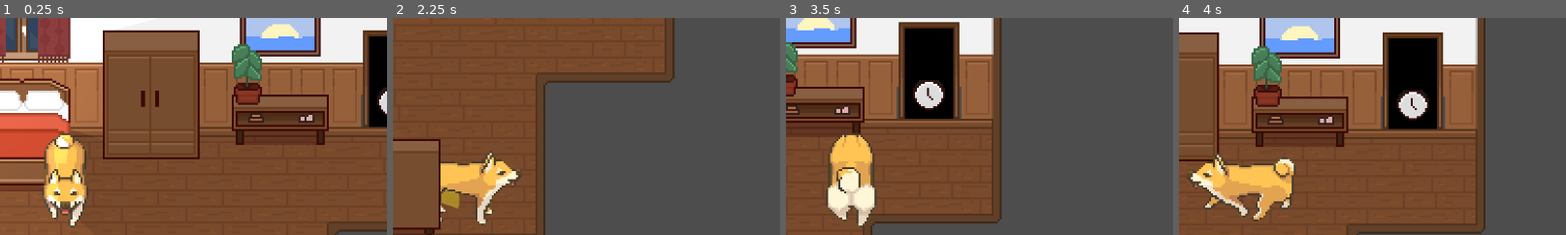
Above: before the commit, frames 1-4 (left to right).
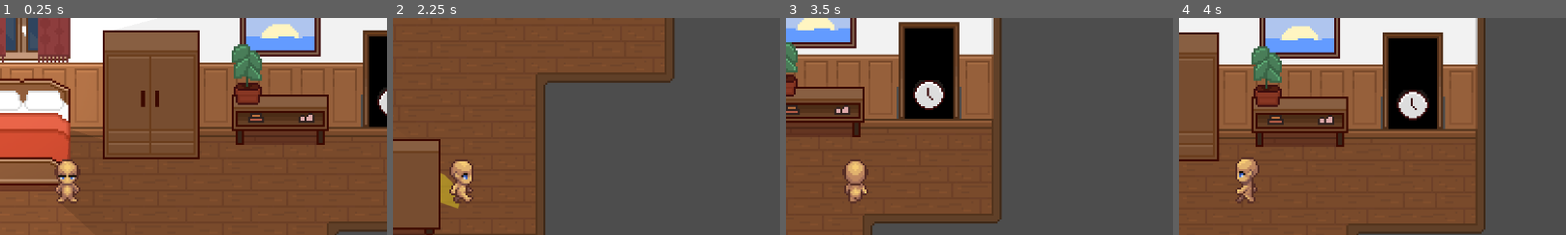
Above: after the commit, the same moments.

Repository: ethantheb/jammers
Game: Godot game, scene res://scenes/bedroom.tscn
The game is run twice, just before and just after one commit, with the same random seed, the same clock (stepped at 60 frames per second) and the same inputs.
Inputs:
- Up to frame 1 (0.25 s): no input
- Up to frame 2 (2.25 s): hold Right (ui_right) 0.53-1.28 s; tap E (ui_interact, bound only after the commit) at 0.6, 1.35 s; hold Down (ui_down) 1.28-2.03 s; hold Right (ui_right) from 2.03 s (still down); hold Q from 2.03 s (still down)
- Up to frame 3 (3.5 s): tap E (ui_interact, bound only after the commit) at 2.3, 2.85 s; release Right (ui_right) at 2.78 s; release Q at 2.78 s; hold Up (ui_up) from 2.78 s (still down)
- Up to frame 4 (4 s): release Up (ui_up) at 3.53 s; hold Left (ui_left) from 3.53 s (still down); tap E (ui_interact, bound only after the commit) at 3.6 s
The pictures show only the part of the screen within x 41-91%, y 13-63%; the shares and areas given below are measured in that part.

The runs differ from the first frame. In frame 1, 3.6% of the frame differs, in the area x 10-23%, y 52-97%; in frame 2, 3.5%; in frame 3, 4.2%; in frame 4, 5.1%, in the area x 2-31%, y 62-94%.

Commit message:
sleeeeeep

Diff:
--- a/project.godot
+++ b/project.godot
@@ -66,6 +66,11 @@
 "events": [Object(InputEventKey,"resource_local_to_scene":false,"resource_name":"","device":-1,"window_id":0,"alt_press …(195 unchanged characters)…
 ]
 }
+ui_interact={
+"deadzone": 0.2,
+"events": [Object(InputEventKey,"resource_local_to_scene":false,"resource_name":"","device":-1,"window_id":0,"alt_pressed":false,"shift_pressed":false,"ctrl_pressed":false,"meta_pressed":false,"pressed":false,"keycode":0,"physical_keycode":69,"key_label":0,"unicode":101,"location":0,"echo":false,"script":null)
+]
+}
 
 [physics]
 
--- a/scenes/bedroom.tscn
+++ b/scenes/bedroom.tscn
@@ -1,22 +1,23 @@
 [gd_scene format=4 uid="uid://d2ffgu2eh308e"]
 
-[ext_resource type="Texture2D" uid="uid://c8k4d3bvfojgu" path="res://assets/light_smallDistortion.png" id="1_4wfg3"]
-[ext_resource type="AudioStream" uid="uid://b7gds3iyyjqxa" path="res://assets/bgm/Troubadeck 12 Good King.ogg" id="1_mk2nf"]
-[ext_resource type="Texture2D" uid="uid://d0g7pyywc36m4" path="res://assets/tilesets/pixelinterior_BA_v1.0/cabinets_BA.png" id="2_mk2nf"]
-[ext_resource type="Texture2D" uid="uid://cgtcw7xvdpbuk" path="res://assets/tilesets/pixelinterior_BA_v1.0/fixtures_BA.png" id="3_cixf6"]
-[ext_resource type="Texture2D" uid="uid://camf0d0ggiop4" path="res://assets/tilesets/pixelinterior_LRK_v1.1/kitchen_LRK.png" id="4_bd3ru"]
-[ext_resource type="Texture2D" uid="uid://cckl8q3jdsquw" path="res://assets/tilesets/pixelinterior_LRK_v1.1/livingroom_LRK.png" id="5_cs7aj"]
-[ext_resource type="Texture2D" uid="uid://gxptyafdm7my" path="res://assets/tilesets/pixelinterior_BA_v1.0/textiles_BA.png" id="6_43jao"]
-[ext_resource type="Texture2D" uid="uid://pubj2md3wsii" path="res://assets/tilesets/pixelinterior_BR_v1.1/beds_BR.png" id="7_qquio"]
-[ext_resource type="Texture2D" uid="uid://crkkyg1snhtjt" path="res://assets/tilesets/pixelinterior_BR_v1.1/decorations_BR.png" id="8_wlwc7"]
-[ext_resource type="Texture2D" uid="uid://blstujdmvc6pk" path="res://assets/tilesets/pixelinterior_BR_v1.1/wardrobes_BR.png" id="9_0wemr"]
-[ext_resource type="Texture2D" uid="uid://dqnugjnea781i" path="res://assets/tilesets/pixelinterior_LRK_v1.1/cabinets_LRK.png" id="10_u8wxw"]
-[ext_resource type="Texture2D" uid="uid://dogcsg32nrsli" path="res://assets/tilesets/pixelinterior_LRK_v1.1/decorations_LRK.png" id="11_ls8op"]
-[ext_resource type="Texture2D" uid="uid://rkl1d40urka8" path="res://assets/tilesets/pixelinterior_LRK_v1.1/doorswindowsstairs_LRK.png" id="12_qw8ek"]
-[ext_resource type="Texture2D" uid="uid://dd81r6yulm42u" path="res://assets/tilesets/pixelinterior_LRK_v1.1/floorswalls_LRK.png" id="13_qbrme"]
+[ext_resource type="Texture2D" uid="uid://c387qmb71ieat" path="res://assets/light_smallDistortion.png" id="1_4wfg3"]
+[ext_resource type="AudioStream" uid="uid://cwvtjj7l6ucal" path="res://assets/bgm/Troubadeck 12 Good King.ogg" id="1_mk2nf"]
+[ext_resource type="Texture2D" uid="uid://cpdcm5swaciky" path="res://assets/tilesets/pixelinterior_BA_v1.0/cabinets_BA.png" id="2_mk2nf"]
+[ext_resource type="Texture2D" uid="uid://di1hcof8mgl7s" path="res://assets/tilesets/pixelinterior_BA_v1.0/fixtures_BA.png" id="3_cixf6"]
+[ext_resource type="Texture2D" uid="uid://kkinjviu5xgu" path="res://assets/tilesets/pixelinterior_LRK_v1.1/kitchen_LRK.png" id="4_bd3ru"]
+[ext_resource type="Texture2D" uid="uid://12cmunolsy8v" path="res://assets/tilesets/pixelinterior_LRK_v1.1/livingroom_LRK.png" id="5_cs7aj"]
+[ext_resource type="Texture2D" uid="uid://btclnrphkfiue" path="res://assets/tilesets/pixelinterior_BA_v1.0/textiles_BA.png" id="6_43jao"]
+[ext_resource type="Texture2D" uid="uid://7h5e7r1c0olu" path="res://assets/tilesets/pixelinterior_BR_v1.1/beds_BR.png" id="7_qquio"]
+[ext_resource type="Texture2D" uid="uid://drrcbdmj5r76o" path="res://assets/tilesets/pixelinterior_BR_v1.1/decorations_BR.png" id="8_wlwc7"]
+[ext_resource type="Texture2D" uid="uid://cmhmc6v30phl3" path="res://assets/tilesets/pixelinterior_BR_v1.1/wardrobes_BR.png" id="9_0wemr"]
+[ext_resource type="Texture2D" uid="uid://b881wcq3dic04" path="res://assets/tilesets/pixelinterior_LRK_v1.1/cabinets_LRK.png" id="10_u8wxw"]
+[ext_resource type="Texture2D" uid="uid://dturbh06y70ef" path="res://assets/tilesets/pixelinterior_LRK_v1.1/decorations_LRK.png" id="11_ls8op"]
+[ext_resource type="Texture2D" uid="uid://da4vlv1ut5fln" path="res://assets/tilesets/pixelinterior_LRK_v1.1/doorswindowsstairs_LRK.png" id="12_qw8ek"]
+[ext_resource type="Texture2D" uid="uid://du3c1b00khu3e" path="res://assets/tilesets/pixelinterior_LRK_v1.1/floorswalls_LRK.png" id="13_qbrme"]
 [ext_resource type="PackedScene" uid="uid://c55ktvtf07pxx" path="res://scenes/player.tscn" id="14_lyvny"]
-[ext_resource type="PackedScene" uid="uid://jojwr8hipdsc" path="res://scenes/portal.tscn" id="15_port"]
-[ext_resource type="Script" path="res://scripts/interactable_bed.gd" id="16_cixf6"]
+[ext_resource type="PackedScene" path="res://scenes/portal.tscn" id="15_port"]
+[ext_resource type="Script" uid="uid://bc07ro077afnp" path="res://scripts/interactable_bed.gd" id="16_cixf6"]
+[ext_resource type="PackedScene" uid="uid://jr50xyaas84c" path="res://scenes/test_level.tscn" id="18_cs7aj"]
 
 [sub_resource type="OccluderPolygon2D" id="OccluderPolygon2D_xyfub"]
 polygon = PackedVector2Array(67, 147, 65, 134, 67, 117, 68, 121, 67.6471, 130.175)
@@ -8627,6 +8628,7 @@
 collision_layer = 2
 collision_mask = 2
 script = ExtResource("16_cixf6")
+target = ExtResource("18_cs7aj")
 
 [node name="CollisionShape2D" type="CollisionShape2D" parent="InteractableBed" unique_id=1319908819]
 position = Vector2(60, -128)
--- a/scenes/player.tscn
+++ b/scenes/player.tscn
@@ -6,6 +6,7 @@
 [ext_resource type="Texture2D" uid="uid://ch8836gm8k6ps" path="res://assets/images/Unarmed_Idle2_body.png" id="3_2hs0m"]
 [ext_resource type="Texture2D" uid="uid://bt0y5ft335oq0" path="res://assets/images/Unarmed_Run2_body.png" id="4_smehm"]
 [ext_resource type="Texture2D" uid="uid://dwjffb5a1kv8i" path="res://assets/images/Unarmed_Walk2_body.png" id="5_dw050"]
+[ext_resource type="Texture2D" uid="uid://da8q4hfer3hr" path="res://assets/images/Unarmed_sleep_head.png" id="7_smehm"]
 [ext_resource type="Texture2D" uid="uid://bm8c7raw37r3i" path="res://assets/images/Unarmed_Run3_head.png" id="7_ur7pv"]
 [ext_resource type="Texture2D" uid="uid://ch5v424yco6vi" path="res://assets/dogpisser/shibainu.png" id="8_dog"]
 
@@ -1248,6 +1249,18 @@
 atlas = ExtResource("7_ur7pv")
 region = Rect2(448, 192, 64, 64)
 
+[sub_resource type="AtlasTexture" id="AtlasTexture_3thuw"]
+atlas = ExtResource("7_smehm")
+region = Rect2(128, 0, 64, 64)
+
+[sub_resource type="AtlasTexture" id="AtlasTexture_44dms"]
+atlas = ExtResource("7_smehm")
+region = Rect2(64, 0, 64, 64)
+
+[sub_resource type="AtlasTexture" id="AtlasTexture_36p4m"]
+atlas = ExtResource("7_smehm")
+region = Rect2(0, 0, 64, 64)
+
 [sub_resource type="AtlasTexture" id="AtlasTexture_fjrip"]
 atlas = ExtResource("3_1jxqw")
 region = Rect2(0, 0, 64, 64)
@@ -1601,6 +1614,20 @@
 "loop": true,
 "name": &"run_up",
 "speed": 5.0
+}, {
+"frames": [{
+"duration": 1.0,
+"texture": SubResource("AtlasTexture_3thuw")
+}, {
+"duration": 1.0,
+"texture": SubResource("AtlasTexture_44dms")
+}, {
+"duration": 1.0,
+"texture": SubResource("AtlasTexture_36p4m")
+}],
+"loop": false,
+"name": &"sleep",
+"speed": 1.0
 }, {
 "frames": [{
 "duration": 1.0,
@@ -1704,7 +1731,6 @@
 
 [node name="Player" type="CharacterBody2D" unique_id=191629362]
 script = ExtResource("1_hqtel")
-dog_mode = true
 
 [node name="Body" type="AnimatedSprite2D" parent="." unique_id=1708559131]
 z_index = 1
@@ -1716,7 +1742,7 @@
 z_index = 1
 y_sort_enabled = true
 sprite_frames = SubResource("SpriteFrames_ur7pv")
-animation = &"run_up"
+animation = &"sleep"
 
 [node name="Dog" type="AnimatedSprite2D" parent="." unique_id=2037254690]
 z_index = 1
--- a/scripts/alarm_guy.gd
+++ b/scripts/alarm_guy.gd
@@ -56,7 +56,14 @@
 		_enter_looking_around()
 		return
 
-	var dir = (player.global_position - global_position).normalized()
+	var to_player = player.global_position - global_position
+	if to_player.length() < 15.0:
+		var caught = player
+		_enter_idle()
+		caught.wake_up()
+		return
+
+	var dir = to_player.normalized()
 	velocity = dir * chase_speed
 	move_and_slide()
 
--- a/scripts/game.gd
+++ b/scripts/game.gd
@@ -5,12 +5,34 @@
 
 var _scene_pee_puddle_state: Dictionary = {}
 var _active_scene_root: Node = null
+var _overlay: ColorRect = null
 
 func _ready() -> void:
 	_active_scene_root = get_tree().current_scene
-
-func load_dream_scene(scene: PackedScene) -> void:
+	var canvas = CanvasLayer.new()
+	canvas.layer = 100
+	add_child(canvas)
+	_overlay = ColorRect.new()
+	_overlay.color = Color(0, 0, 0, 0)
+	_overlay.set_anchors_and_offsets_preset(Control.PRESET_FULL_RECT)
+	_overlay.mouse_filter = Control.MOUSE_FILTER_IGNORE
+	canvas.add_child(_overlay)
+
+func fade_to_black(duration: float = 0.8) -> void:
+	var tween = create_tween()
+	tween.tween_property(_overlay, "color:a", 1.0, duration)
+	await tween.finished
+
+func fade_from_black(duration: float = 0.8) -> void:
+	var tween = create_tween()
+	tween.tween_property(_overlay, "color:a", 0.0, duration)
+	await tween.finished
+
+func load_dream_scene(scene: PackedScene, fade: bool = false) -> void:
 	assert(scene)
+
+	if fade:
+		await fade_to_black()
 
 	var tree := get_tree()
 	var current_root := tree.current_scene
@@ -44,6 +66,9 @@
 		scene_instance.add_child(player_instance)
 		if spawn:
 			player_instance.global_position = spawn.global_position
+
+	if fade:
+		await fade_from_black()
 
 func help_me() ->  void:
 	get_tree().quit()
--- a/scripts/interactable_bed.gd
+++ b/scripts/interactable_bed.gd
@@ -1,14 +1,23 @@
 extends Area2D
 
+@export var target: PackedScene = null
 
-# Called when the node enters the scene tree for the first time.
-func _ready() -> void:
-	pass # Replace with function body.
+func sleep(player: CharacterBody2D) -> void:
+	var sleep_position: Vector2 = $CollisionShape2D.global_position
+	sleep_position.y -= 10
+	sleep_position.x += 10
+	player.global_position = sleep_position
+	player.set_collision_layer_value(1, false)
+	player.set_collision_mask_value(1, false)
+	player.is_sleeping = true
+	if player.dog_mode:
+		if target != null:
+			Game.call_deferred("load_dream_scene", target, true)
+		return
+	player.head.play("sleep")
+	player.body.stop()
+	player.head.animation_finished.connect(_on_sleep_animation_finished.bind(player), CONNECT_ONE_SHOT)
 
-
-# Called every frame. 'delta' is the elapsed time since the previous frame.
-func _process(delta: float) -> void:
-	pass
-
-func sleep() -> void:
-	pass
+func _on_sleep_animation_finished(_player: CharacterBody2D) -> void:
+	if target != null:
+		Game.call_deferred("load_dream_scene", target, true)
--- a/scripts/player.gd
+++ b/scripts/player.gd
@@ -31,6 +31,7 @@
 
 var last_direction: Vector2
 var is_being_chased: bool = false
+var is_sleeping: bool = false
 var slop_slow_factor: float = 1.0
 var _is_peeing: bool = false
 var _active_pee_puddle: Area2D = null
@@ -46,6 +47,8 @@
 	randomize()
 
 func _play_animation(animation: String) -> void:
+	if is_sleeping:
+		return
 	if dog_mode and dog:
 		dog.play("dog_" + animation)
 		return
@@ -60,6 +63,8 @@
 		dog.visible = enabled
 
 func _physics_process(delta: float) -> void:
+	if is_sleeping:
+		return
 	var direction := Input.get_vector("ui_left", "ui_right", "ui_up", "ui_down")
 	_update_slop_from_puddles()
 
@@ -101,6 +106,11 @@
 func set_chased(chased: bool) -> void:
 	is_being_chased = chased
 
+func wake_up() -> void:
+	# TODO: better wakeup behavior (reverse sleep anim, push out of bed)
+	var bedroom = load("res://scenes/bedroom.tscn")
+	Game.load_dream_scene(bedroom)
+
 func enter_slop(slow: float, source: Node = null) -> void:
 	slop_slow_factor = minf(slop_slow_factor, clampf(slow, 0.05, 1.0))
 
@@ -156,7 +166,7 @@
 		target.pee(self)
 		return
 	if target.has_method("sleep"):
-		target.sleep()
+		target.sleep(self)
 
 func _update_pee_action(delta: float) -> void:
 	var holding := _is_pee_hold_active()
Binary file added: assets/images/Unarmed_sleep_head.png
